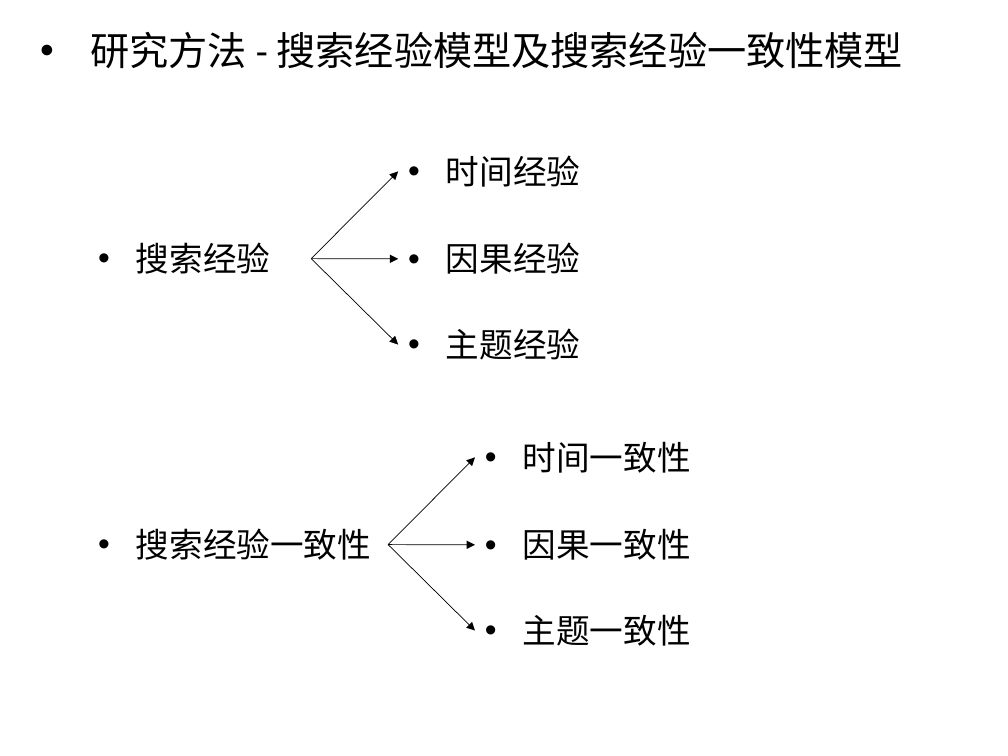
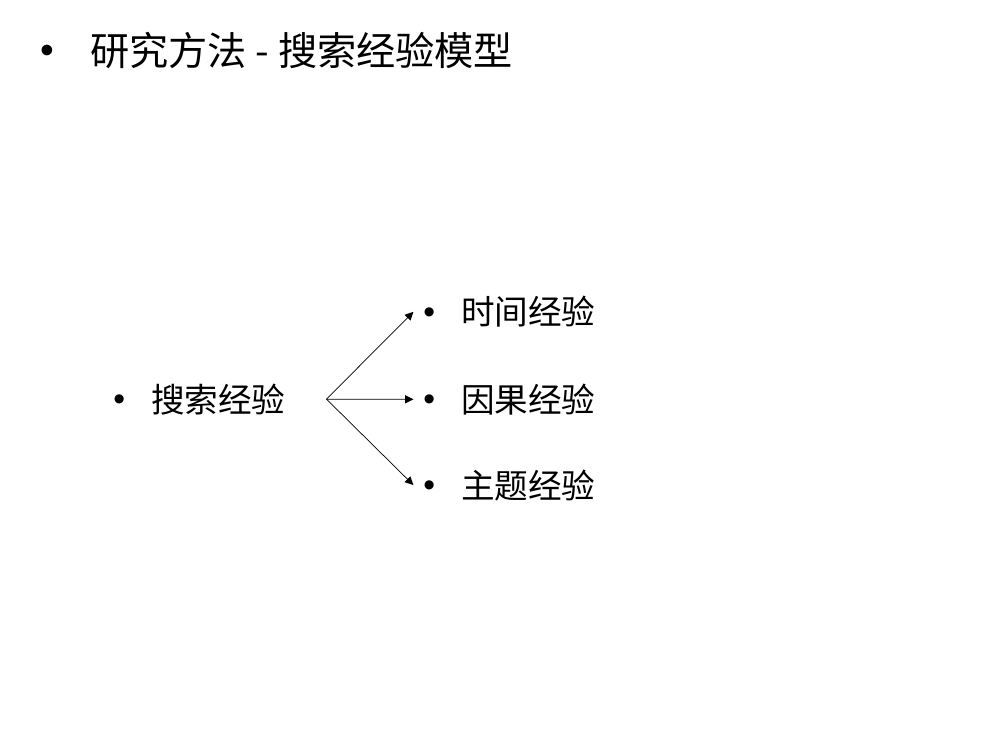
Before and after one commit to luxurymask/recommendation, a slide deck: slide 11 of phase5/答辩ppt.pptx. Drawn at 1008x756 pixels with LibreOffice and Linux fonts; fonts in the diff are those of the drawing. Boxes give left, top, right and bottom in pixels: in the first picture for what was removed or moved away, otherwise in the second. Text is boxed around its words. In the diff, an @@ line names an element or a change of style, - is before the commit and + after.

Commit message:
黑体，去掉搜索经验一致性模型

```diff
--- a/phase5/答辩ppt.pptx
+++ b/phase5/答辩ppt.pptx
@@ text at [91, 32, 513, 68]: text changed; font Calibri to Noto Sans CJK SC @@
-• 研究方法 - 搜索经验模型及搜索经验一致性模型
+• 研究方法 - 搜索经验模型
@@ font Calibri to Noto Sans CJK SC in 4 elements at [461, 469, 595, 501], [461, 295, 595, 327], [461, 383, 595, 415], [151, 383, 285, 415] @@
@@ 4 texts, 3 arrows: place and size @@
-4 texts, 3 arrows at [136, 155, 580, 360]
+4 texts, 3 arrows at [151, 295, 595, 501]
@@ text removed at [523, 441, 691, 473] @@
-• 时间一致性
@@ arrow removed from (388, 544) to (475, 458) @@
@@ text removed at [136, 528, 371, 560] @@
-• 搜索经验一致性
@@ text removed at [523, 528, 691, 560] @@
-• 因果一致性
@@ arrow removed from (388, 544) to (475, 544) @@
@@ arrow removed from (388, 544) to (475, 631) @@
@@ text removed at [523, 614, 691, 646] @@
-• 主题一致性
```
Also in this commit, not shown: 25 other slides changed.
